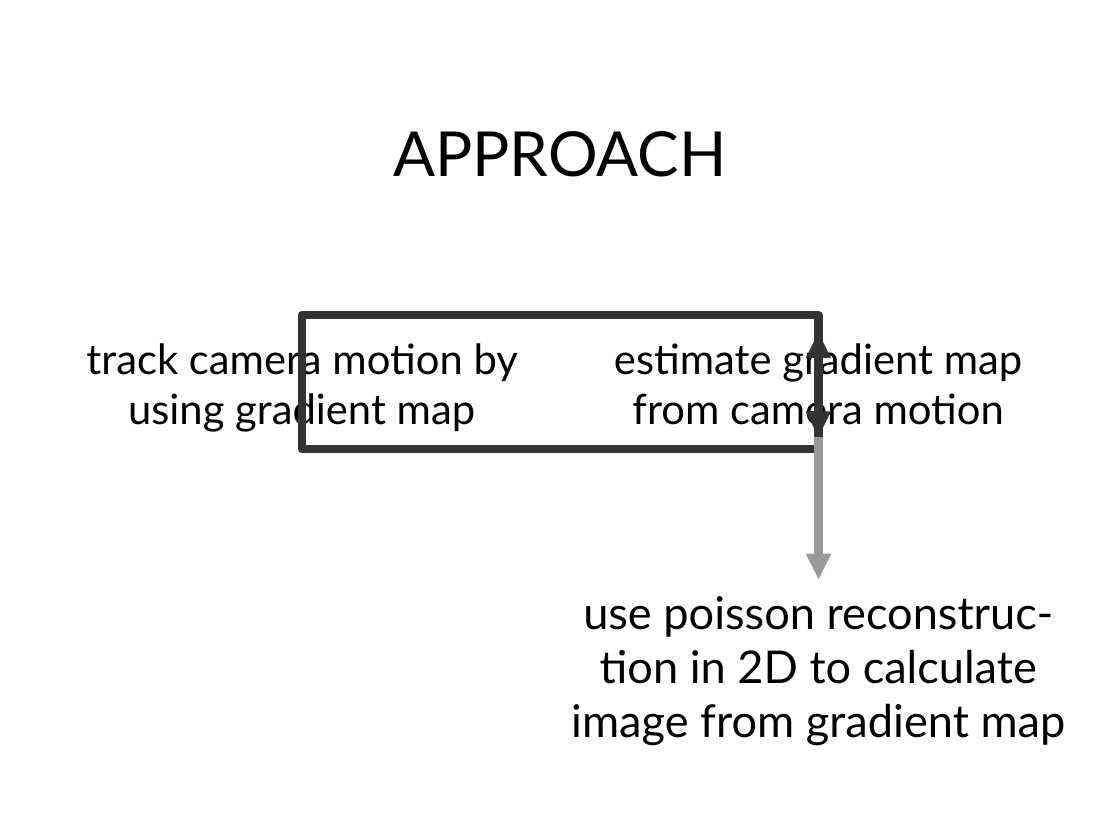
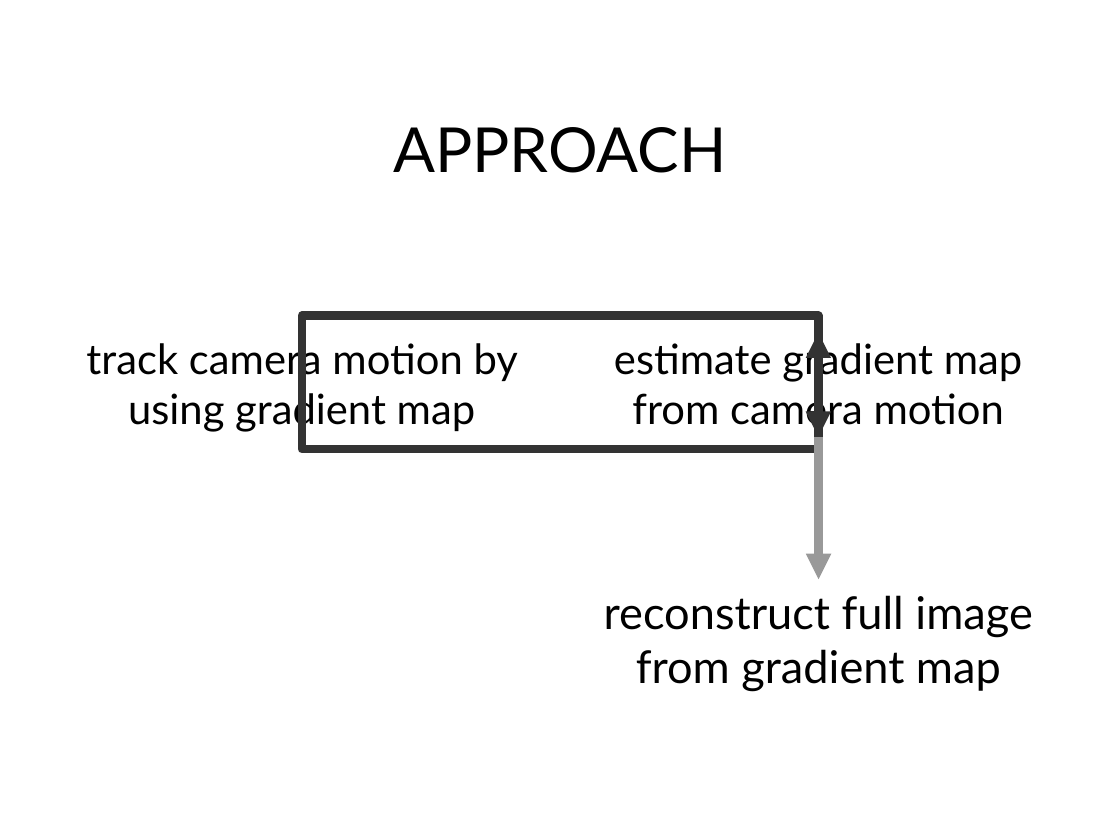
Before and after one commit to iliis/dvs_reconstruction, a slide deck: slide 3 of proposal/presentation/presentation.odp. Drawn at 1120x840 pixels with LibreOffice and Linux fonts; fonts in the diff are those of the drawing. Boxes give left, top, right and bottom in pixels: in the first picture for what was removed or moved away, otherwise in the second. Text is boxed around its words. In the diff, an @@ line names an element or a change of style, - is before the commit and + after.

Commit message:
Small updates to presentation.

```diff
--- a/proposal/presentation/presentation.odp
+++ b/proposal/presentation/presentation.odp
@@ title "APPROACH": place and size @@
-title "APPROACH" at bbox=[393, 131, 726, 177]
+title "APPROACH" at bbox=[393, 127, 726, 173]
@@ text at bbox=[604, 595, 1032, 692]: text changed @@
-use poisson reconstruc-tion in 2D to calculate image from gradient map
+reconstruct full image from gradient map
```
